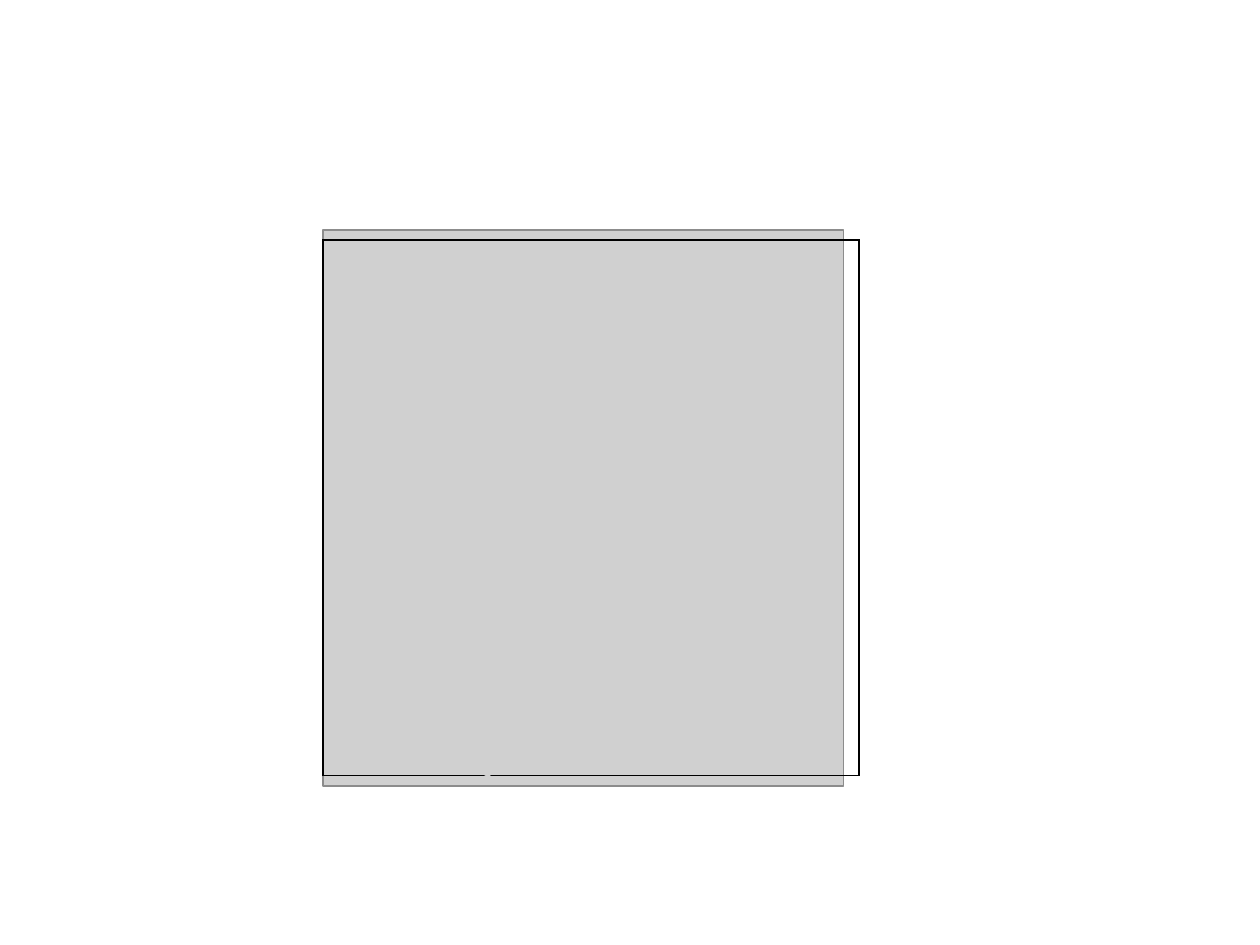
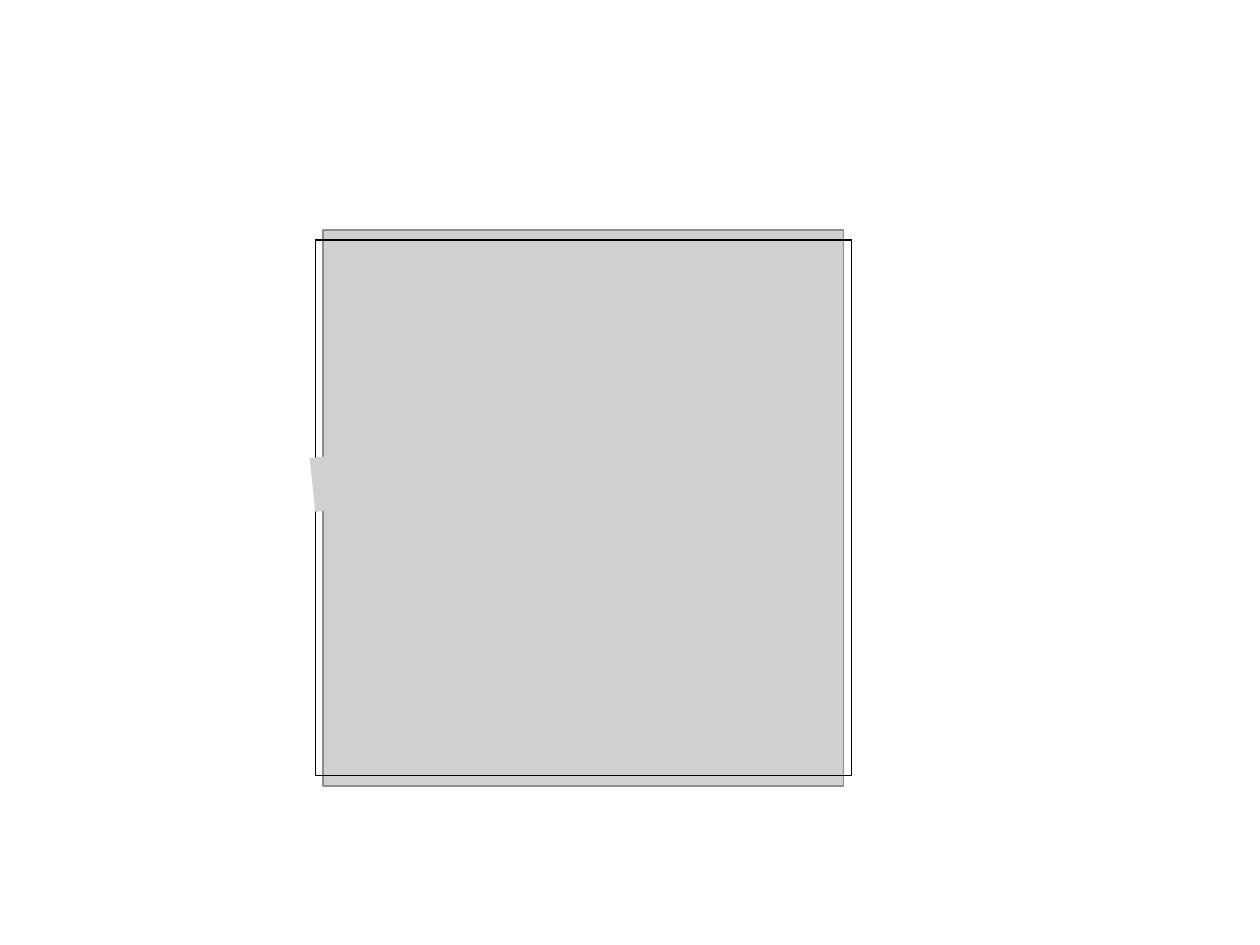
Before and after one commit to nakosai/skyrmion-ysr, a slide deck: slide 3 of Figures/Figures.pptx. Drawn at 1260x945 pixels with LibreOffice and Linux fonts; fonts in the diff are those of the drawing; grey boxes stand for pictures. Boxes give left, top, right and bottom in pixels: in the first picture for what was removed or moved away, otherwise in the second. Text is boxed around its words. In the diff, an @@ line names an element or a change of style, - is before the commit and + after.

```diff
--- a/Figures/Figures.pptx
+++ b/Figures/Figures.pptx
@@ rectangle: place and size @@
-rectangle at bbox=[323, 241, 858, 776]
+rectangle at bbox=[315, 241, 850, 776]
@@ picture added at bbox=[309, 453, 370, 512] @@
```
Also in this commit, not shown: 6 slides added, 22 other files.
